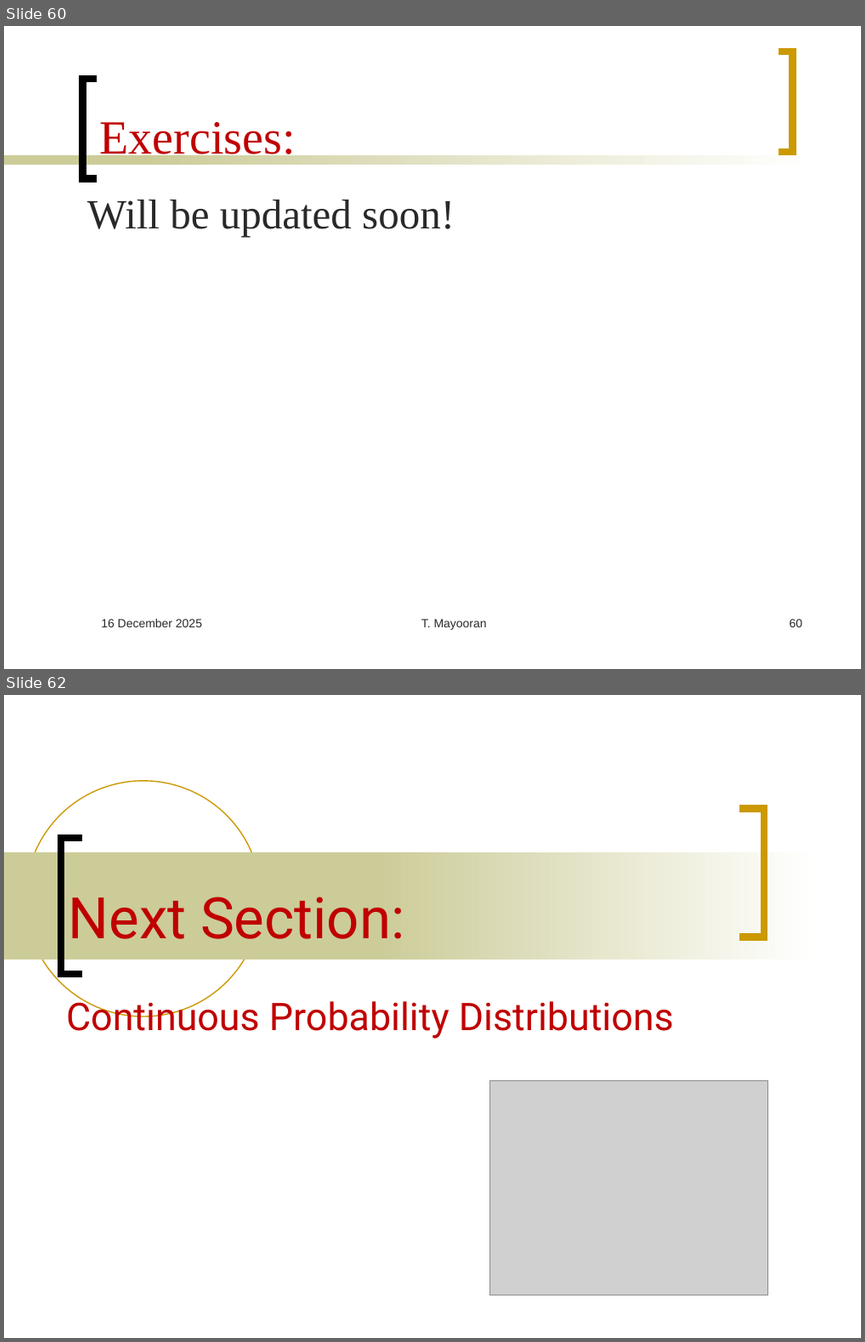
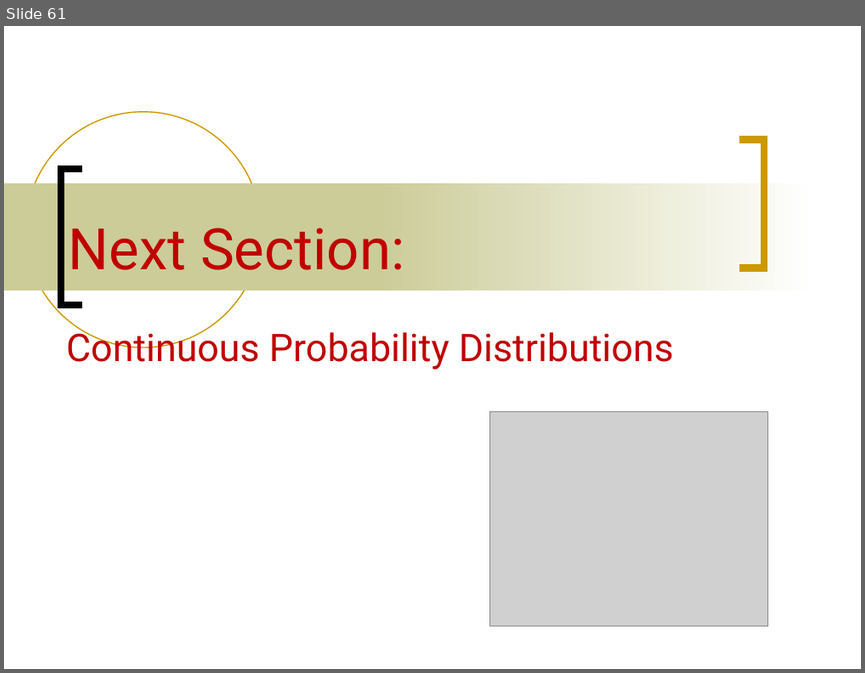
Before and after one commit to Mayooran1987/MC3020_E24, a slide deck: Lect_2.pptx. Shown one above the other, each under a label of ours: slides 60 and 62 before the commit, slide 61 after it; the slides between them are not shown. The pictures are 865x1342 and 865x673 pixels, drawn with LibreOffice and Linux fonts; fonts in the diff are those of the drawing; grey boxes stand for pictures. Boxes give left, top, right and bottom in pixels: in the first picture for what was removed or moved away, otherwise in the second. Text is boxed around its words. In the diff, an @@ line names an element or a change of style, - is before the commit and + after.

```diff
--- a/Lect_2.pptx
+++ b/Lect_2.pptx
@@ slide 60 removed at bbox=[4, 26, 861, 669], background #FFFFFF @@
@@ freeform shape removed at bbox=[778, 52, 793, 152] @@
@@ freeform shape removed at bbox=[83, 78, 98, 178] @@
@@ title removed at bbox=[100, 122, 296, 162] @@
-Exercises:
@@ rectangle removed at bbox=[4, 155, 204, 165] @@
@@ rectangle removed at bbox=[139, 155, 818, 165] @@
@@ text removed at bbox=[87, 199, 454, 237] @@
-Will be updated soon!
@@ text removed at bbox=[101, 618, 202, 627] @@
-16 December 2025
@@ text removed at bbox=[421, 618, 487, 630] @@
-T. Mayooran
@@ page number removed at bbox=[789, 618, 803, 627] @@
-60
@@ what was slide 62 is now slide 61 @@
```
Also in this commit, not shown: 52 slides changed.
